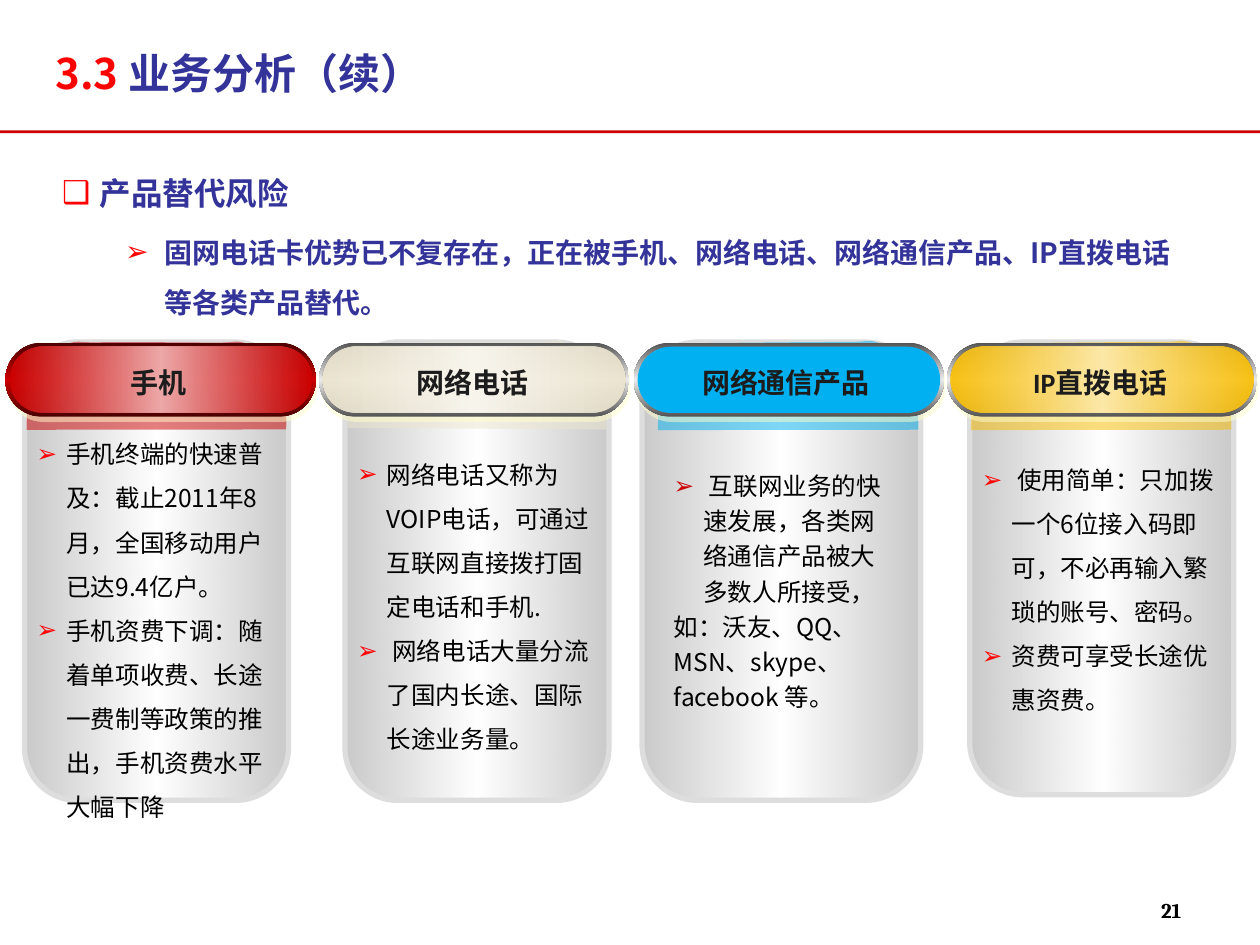
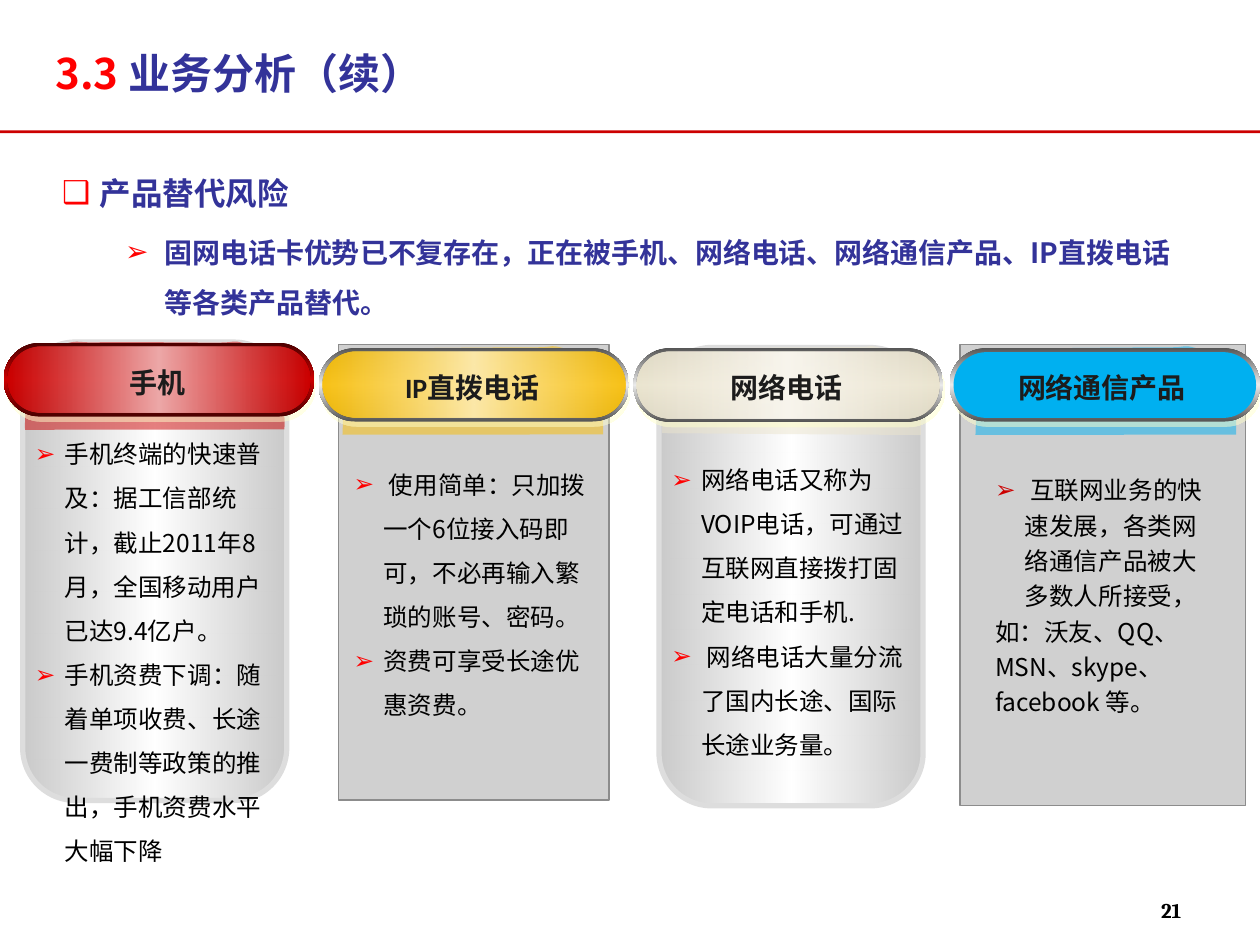
Before and after one commit to momo1101/unicardsrch, a slide deck: slide 21 of 软课题文本/软课题-中国联通电信卡业务及策略研究.ppt. Drawn at 1260x945 pixels with LibreOffice and Linux fonts; fonts in the diff are those of the drawing; grey boxes stand for pictures; background and template pictures are left out. Boxes give left, top, right and bottom in pixels: in the first picture for what was removed or moved away, otherwise in the second. Text is boxed around its words. In the diff, an @@ line names an element or a change of style, - is before the commit and + after.

```diff
--- a/软课题文本/软课题-中国联通电信卡业务及策略研究.ppt
+++ b/软课题文本/软课题-中国联通电信卡业务及策略研究.ppt
@@ freeform shape at [24,339,285,430]: outline redrawn @@
@@ 5 rounded rectangles: place and size @@
-5 rounded rectangles at [319,343,1257,417]
+5 rounded rectangles at [319,348,1260,422]
@@ rounded rectangle at [323,352,625,417]: fill gradient #ECE5CE to #F9F6EE to gradient #FABE00 to #FDE9A9 @@
@@ picture added at [339,344,610,800] @@
@@ freeform shape: place and size @@
-freeform shape at [346,339,607,430]
+freeform shape at [343,344,604,435]
@@ freeform shape at [343,344,604,435]: fill #ECE5CE at 50% opacity to #FABE00 at 50% opacity @@
@@ rounded rectangle removed at [345,343,610,801] @@
@@ text "IP直拨电话": place and size @@
-text "IP直拨电话" at [1033,370,1167,400]
+text "IP直拨电话" at [405,375,539,405]
@@ rounded rectangle at [638,352,940,418]: fill #00B0F0 to gradient #ECE5CE to #F9F6EE @@
@@ rounded rectangle: place and size @@
-rounded rectangle at [642,342,920,801]
+rounded rectangle at [659,348,924,806]
@@ freeform shape at [662,344,922,435]: fill #00B0F0 at 50% opacity to #ECE5CE at 50% opacity @@
@@ rounded rectangle at [954,352,1256,417]: fill gradient #FABE00 to #FDE9A9 to #00B0F0 @@
@@ picture added at [960,344,1246,805] @@
@@ rounded rectangle removed at [970,342,1234,794] @@
@@ 2 freeform shapes, 1 rounded rectangle: place and size @@
-2 freeform shapes, 1 rounded rectangle at [658,339,1254,430]
+2 freeform shapes, 1 rounded rectangle at [662,344,1256,435]
@@ freeform shape at [975,344,1236,435]: fill #FABE00 at 50% opacity to #00B0F0 at 50% opacity @@
@@ 3 texts: place and size @@
-3 texts at [387,369,870,750]
+3 texts at [701,374,1186,756]
@@ text at [65,442,261,642]: text changed @@
-➢ 手机终端的快速普及：截止2011年8月，全国移动用户已达9.4亿户。
+➢ 手机终端的快速普及：据工信部统计，截止2011年8月，全国移动用户已达9.4亿户。
@@ text "使用简单：只加拨一个6位接入码即可，不必再输入繁琐的账号、密码。": place and size @@
-text "使用简单：只加拨一个6位接入码即可，不必再输入繁琐的账号、密码。" at [1012,468,1213,711]
+text "使用简单：只加拨一个6位接入码即可，不必再输入繁琐的账号、密码。" at [383,473,586,716]
@@ text "互联网业务的快速发展，各类网络通信产品被大多数人所接受，": place and size @@
-text "互联网业务的快速发展，各类网络通信产品被大多数人所接受，" at [674,474,881,708]
+text "互联网业务的快速发展，各类网络通信产品被大多数人所接受，" at [995,478,1202,713]
```
Also in this commit, not shown: 11 other slides changed.
